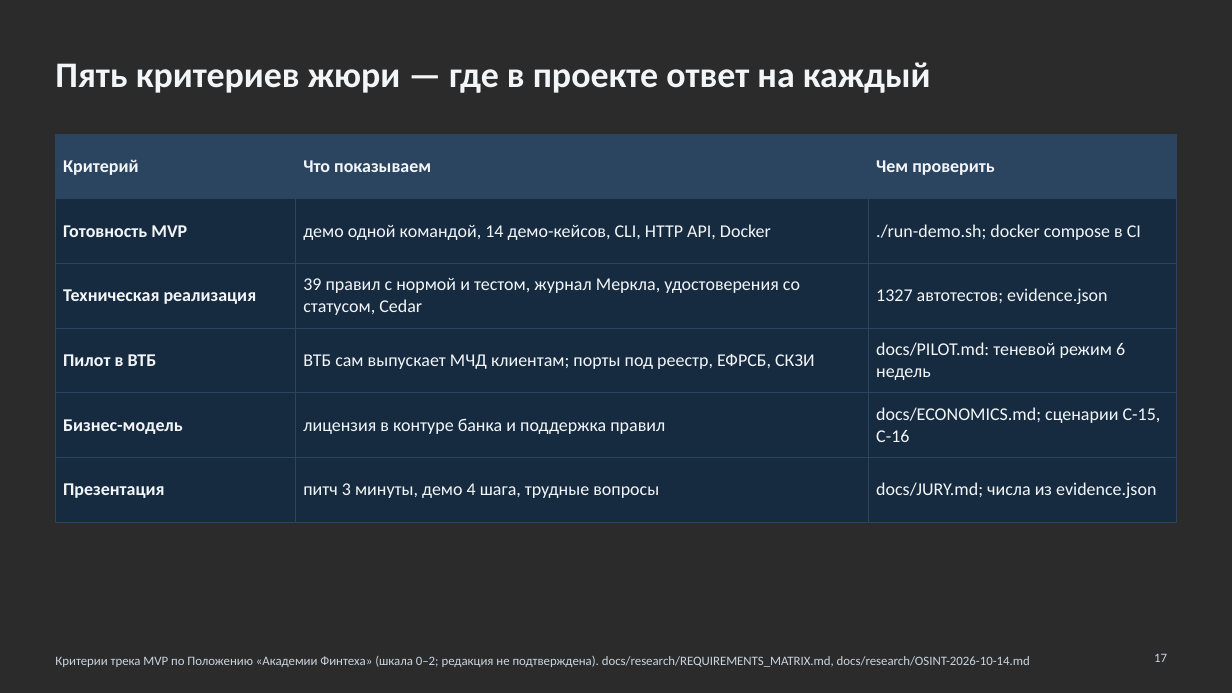
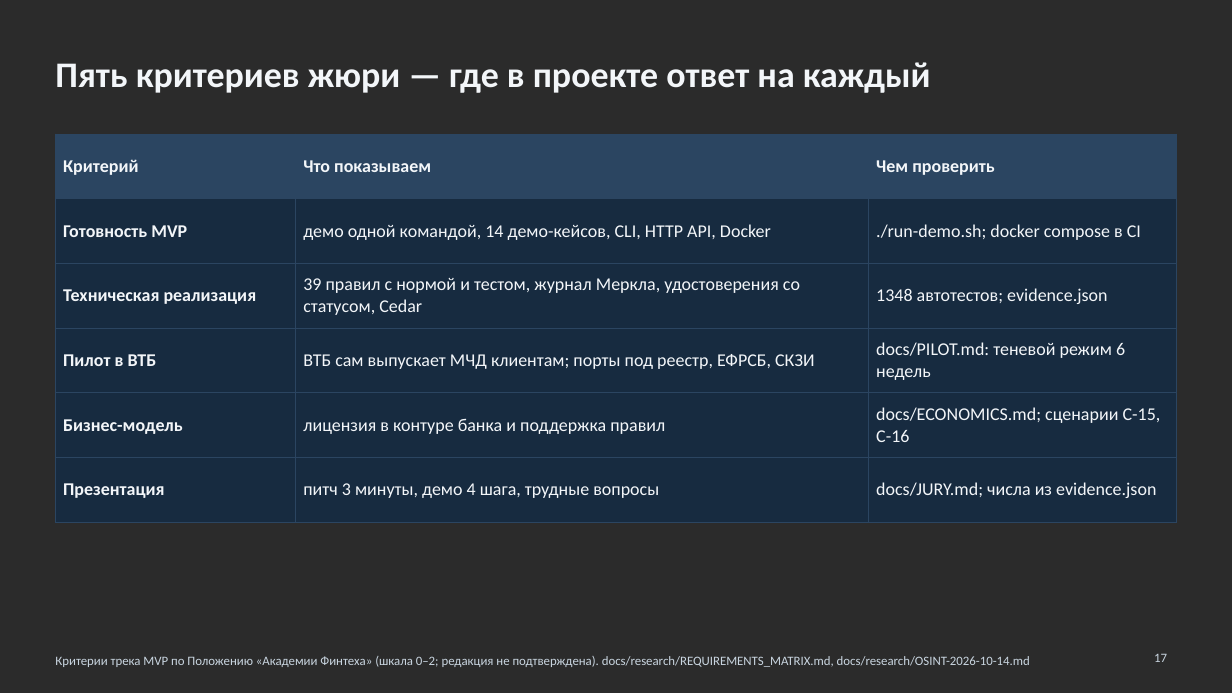
Before and after one commit to KonkovDV/Mandat, a slide deck: slide 17 of submission/slides/Mandat_VTB.pptx. Drawn at 1232x693 pixels with LibreOffice and Linux fonts; fonts in the diff are those of the drawing; background and template pictures are left out; a plain dark background stands for a picture behind light text. Boxes give left, top, right and bottom in pixels: in the first picture for what was removed or moved away, otherwise in the second. Text is boxed around its words. In the diff, an @@ line names an element or a change of style, - is before the commit and + after.

Commit message:
chore(SOTA-M1): regenerate evidence and deck

```diff
--- a/submission/slides/Mandat_VTB.pptx
+++ b/submission/slides/Mandat_VTB.pptx
@@ table at box(55, 134, 1177, 502) @@
-row 3, column 3: 1327 автотестов; evidence.json
+row 3, column 3: 1348 автотестов; evidence.json
```
Also in this commit, not shown: 2 other slides changed, 4 other files.
